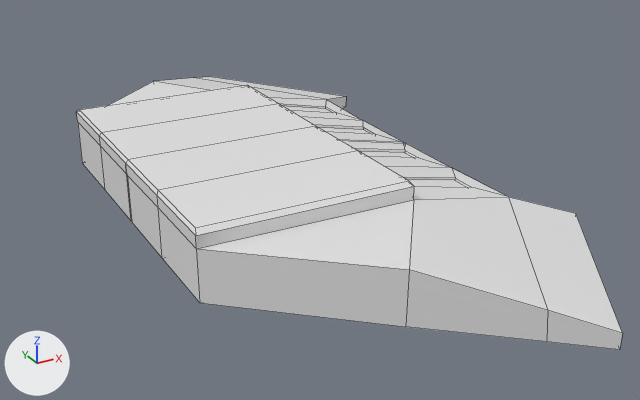
The FBX model Assets/Models/table.fbx: old version first, new version second.
Rendered twice from a 50 mm lens placed at (-0.433, -1.177, 0.462), pointed at (0.201, -0.023, -0.115). Every picture has the same lights, and +X, +Y and +Z are marked at lower left. Mesh edges are drawn as thin lines. Where no turn or scale is listed for an object, it has been applied to the vertices.

Before the edit, the objects in view are built like this:
```python
me_cube_010 = bpy.data.meshes.new('Cube.010')
me_cube_010.from_pydata(...)  # 104 vertices, 98 faces; spans x -0.104..0.456, y -0.596..0.596, z -0.001..0.097
me_cube_010.materials.append(mat_material_264)  # white #e7e7e7
ob_desk = bpy.data.objects.new('desk', me_cube_010)
ob_desk.location = (0.0, 0.0, -0.093)
```
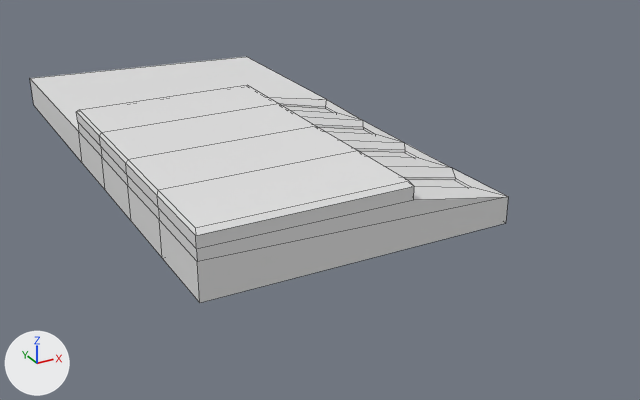
Commit message: new table layout

What the commit changed:
me_cube_010 is used by ob_desk; location (0.0, 0.0, -0.093).
me_cube_010 had 104 vertices, 98 faces and spanned x -0.104..0.456, y -0.596..0.596, z -0.001..0.097.
me_cube_010 now has 86 vertices, 84 faces and spans x -0.104..0.378, y -0.271..0.647, z -0.001..0.097.
Part 1, on me_cube_010:
32 vertices are removed from x -0.104..0.456, y -0.596..0.596, z -0.001..0.075.
46 faces are deleted.
4 vertices are added at (0.378, 0.647, -0.001), (-0.104, 0.647, -0.001), (-0.104, 0.647, 0.056), (0.378, 0.647, 0.041).
5 new vertices lie (0.0, -0.134, 0.0) away from vertices in x -0.104..0.378, y 0.134, z -0.001..0.074.
5 new vertices lie (0.0, 0.0, -0.018) away from vertices in x -0.104, y -0.271..0.271, z 0.074.
32 new faces join them.

Boxes [x1, y1, x2, y2] around the edits, measured in the pictures (640 x 400 px; the box of a moved part takes in the faces that stretch with it):
'desk', reshaped (12% narrower, 10% shorter)
    before: [77, 77, 623, 350]
    after: [30, 57, 508, 303]
part 1 of me_cube_010, moved or reshaped
    before: [78, 77, 623, 350]
    after: [30, 57, 508, 303]
